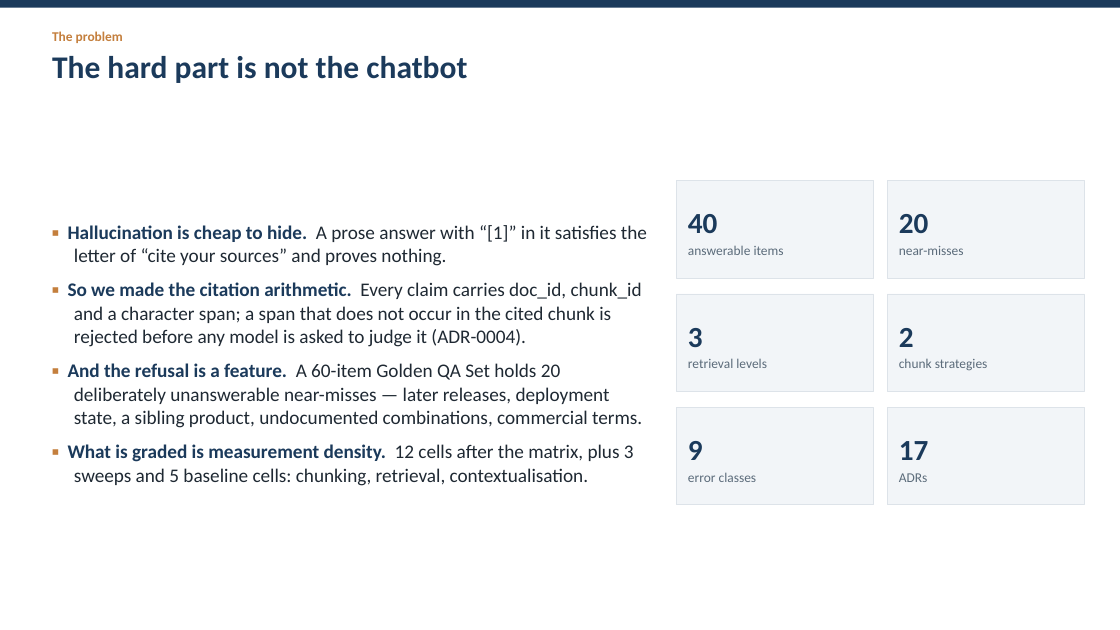
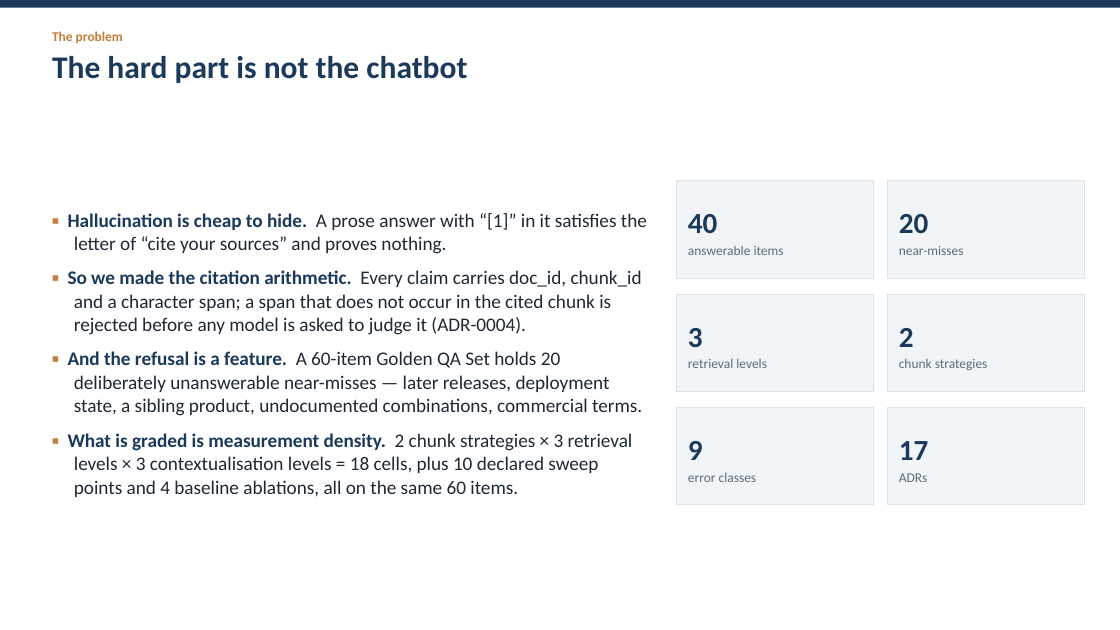
Before and after one commit to JHB11Hinson/cs5481-topic5-rag, a slide deck: slide 2 of reports/slides.pptx. Drawn at 1120x630 pixels with LibreOffice and Linux fonts; fonts in the diff are those of the drawing. Boxes give left, top, right and bottom in pixels: in the first picture for what was removed or moved away, otherwise in the second. Text is boxed around its words. In the diff, an @@ line names an element or a change of style, - is before the commit and + after.

Commit message:
report(ticket 17): final numbers pass — eighteen cells, chunking, correctness, corrected costs

```diff
--- a/reports/slides.pptx
+++ b/reports/slides.pptx
@@ text at box(68, 433, 633, 497): text changed @@
-▪ What is graded is measurement density. 12 cells after the matrix, plus 3 sweeps and 5 baseline cells: chunking, retrieval, contextualisation.
+▪ What is graded is measurement density. 2 chunk strategies × 3 retrieval levels × 3 contextualisation levels = 18 cells, plus 10 declared sweep points and 4 baseline ablations, all on the same 60 items.
```
Also in this commit, not shown: 8 other slides changed, 4 slides added, 3 slides removed, 16 other files.
